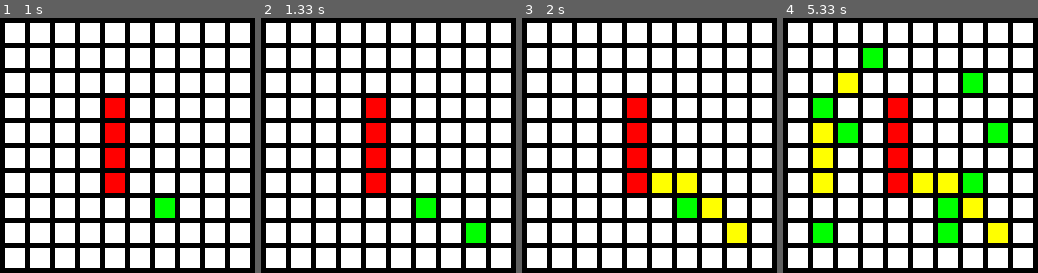
Above: before the commit, frames 1-4 (left to right).
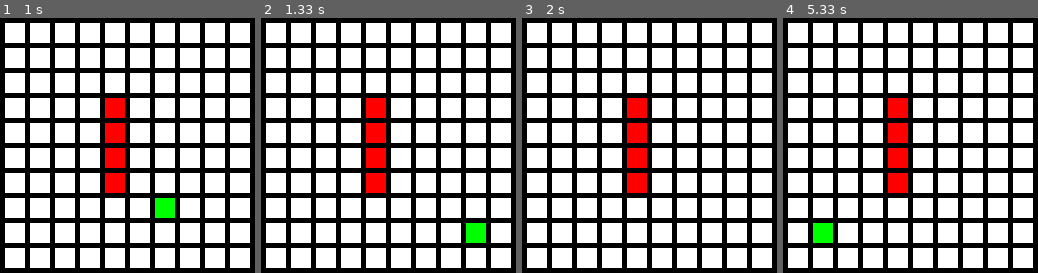
Above: after the commit, the same moments.

Repository: axwitech/pygame_astar
Game: pygame game, started from array_backed_grid.py
The game is run twice, just before and just after one commit, with the same random seed, the same clock (stepped at 60 frames per second) and the same inputs.
Inputs (mouse positions are in pixels of both pictures, inside the frame that each line leads up to):
- Up to frame 1 (1 s): click (117, 158) at 0.38 s; click (153, 201) at 0.72 s
- Up to frame 2 (1.33 s): click (480, 234) at 1.05 s
- Up to frame 3 (2 s): right-click (652, 171) at 1.38 s; click (641, 102) at 1.72 s
- Up to frame 4 (5.33 s): click (869, 61) at 2.05 s; right-click (826, 171) at 2.38 s; click (828, 112) at 2.72 s; click (969, 81) at 3.05 s; click (836, 130) at 3.38 s; click (979, 171) at 3.72 s; click (872, 61) at 4.05 s; click (999, 142) at 4.38 s; click (956, 229) at 4.72 s; click (821, 234) at 5.05 s

Frame 1 is identical in both runs. In frame 2, 0.6% of the frame differs, in the area x 60-69%, y 70-79%; in frame 3, 3.1%; in frame 4, 9.8%, in the area x 11-89%, y 11-89%.

Commit message:
working pathfinding, no need to restart

Diff:
--- a/array_backed_grid.py
+++ b/array_backed_grid.py
@@ -16,8 +16,8 @@
 WHITE = (255, 255, 255)
 GREEN = (0, 255, 0)
 RED = (255, 0, 0)
-BLUE = (0,0,255)
-YELLOW = (255,255,0)
+BLUE = (0, 0, 255)
+YELLOW = (255, 255, 0)
 
 # This sets the WIDTH and HEIGHT of each grid location
 WIDTH = 20
@@ -35,78 +35,77 @@
 grid = []
 openlist = {}
 closedlist = []
-for row in range(ROWS):
-    # Add an empty array that will hold each cell
-    # in this row
-    grid.append([])
-    for column in range(COLUMNS):
-        node = Node()
-        node.x = row
-        node.y = column
-        node.name = "My name is: ", node.x,node.y
-        grid[row].append(node)  # Append a cell
+# a method that resets the nodes to their orignal state, this is called everytime the path is complete
+# not the best solution, would be great to clear the both pathfinding lists and clear only the path
+
+
+def init_game():
+    del grid[:]
+    for row in range(ROWS):
+        # Add an empty array that will hold each node
+        # in this row
+        grid.append([])
+        for column in range(COLUMNS):
+            node = Node()
+            node.x = row
+            node.y = column
+            node.color = "white"
+            node.name = "My name is: ", node.x, node.y
+            grid[row].append(node)  # Append a cell
+    update_neighbors()
+    # Set the specific nodes as red and not passable
+    grid[3][4].color = "red"
+    grid[4][4].color = "red"
+    grid[5][4].color = "red"
+    grid[6][4].color = "red"
+    grid[3][4].passable = False
+    grid[4][4].passable = False
+    grid[5][4].passable = False
+    grid[6][4].passable = False
+# method that updates the nodes with the information of their neighbors
+
 
 def update_neighbors():
     for row in range(ROWS):
-        #print("Row",row)
         for column in range(COLUMNS):
-            #print("Column", column)
             if row > 0:
-                #print("1")
-                #print(grid[row][column].name)
-                grid[row][column].neighbor = grid[row-1][column]
+                grid[row][column].neighbor = grid[row - 1][column]
             if row < ROWS - 1:
-                #print("2")
-                #print(grid[row][column].name)
-                grid[row][column].neighbor = grid[row+1][column]
+                grid[row][column].neighbor = grid[row + 1][column]
             if column > 0:
-                #print("3")
-                #print(grid[row][column].name)
-                grid[row][column].neighbor = grid[row][column-1]
+                grid[row][column].neighbor = grid[row][column - 1]
             if column < COLUMNS - 1:
-                #print("4")
-                #print(grid[row][column].name)
-                grid[row][column].neighbor = grid[row][column+1]
+                grid[row][column].neighbor = grid[row][column + 1]
             if row > 0 and column > 0:
-                #print("5")
-                #print(grid[row][column].name)
-                grid[row][column].neighbor = grid[row-1][column-1]
+                grid[row][column].neighbor = grid[row - 1][column - 1]
             if row > 0 and column < COLUMNS - 1:
-                #print("6")
-                #print(grid[row][column].name)
-                grid[row][column].neighbor = grid[row-1][column+1]
+                grid[row][column].neighbor = grid[row - 1][column + 1]
             if row < ROWS - 1 and column > 0:
-                #print("7")
-                #print(grid[row][column].name)
-                grid[row][column].neighbor = grid[row+1][column-1]
+                grid[row][column].neighbor = grid[row + 1][column - 1]
             if row < ROWS - 1 and column < COLUMNS - 1:
-                #print("8")
-                #print(grid[row][column].name)
-                grid[row][column].neighbor = grid[row+1][column+1]
-
-
-update_neighbors()
+                grid[row][column].neighbor = grid[row + 1][column + 1]
+# help method to help debug, prints out the neighbors of the clicked node
+
+
 def print_out_neighbor(neighbor_list):
     for neighbor in neighbor_list:
         print(neighbor.name)
 
-# Set the specific nodes as red and not passable
-grid[3][4].color = "red"
-grid[4][4].color = "red"
-grid[5][4].color = "red"
-grid[6][4].color = "red"
-grid[3][4].passable = False
-grid[4][4].passable = False
-grid[5][4].passable = False
-grid[6][4].passable = False
-def calculate_h_score(start_x,start_y,end_x,end_y):
+# method that calculates the h score
+# https://en.wiktionary.org/wiki/Manhattan_distance
+
+
+def calculate_h_score(start_x, start_y, end_x, end_y):
     x = abs(start_x - end_x)
     y = abs(start_y - end_y)
-    answer = (x+y)*10
+    answer = (x + y) * 10
     return answer
 
+# the main method that does the pathfinding
+
+
 def find_path(start_x, start_y, end_x, end_y):
-    print("i am searching path from node", start_x,start_y, "to node", end_x,end_y)
+    #print("i am searching path from node", start_x, start_y, "to node", end_x, end_y)
     grid[start_x][start_y].color = "blue"
     grid[end_x][end_y].color = "blue"
 
@@ -117,9 +116,9 @@
 
     while len(openlist) > 0:
         current = min(openlist, key=openlist.get)
-        print(current.name)
-        print(end_point.name)
         if current == end_point:
+            openlist.clear()
+            del closedlist[:]
             current.color = "yellow"
             path = []
             while current.parent:
@@ -130,36 +129,44 @@
             return path[::-1]
         closedlist.append(current)
         openlist.pop(current)
-        print(current)
-        print(closedlist)
-        print(openlist)
         for neighbor in current.neighbor:
             if neighbor in closedlist or neighbor.passable == False:
-                print("neighbor", neighbor.name, "is on closed list or is not passable")
+                #print("neighbor", neighbor.name, "is on closed list or is not passable")
+                next
             else:
+                # if the neighbor is not on the openlist, meaning that this is a completly new unvisited and unscored node then do this
                 if (neighbor in openlist) == False:
-                    print("neighbor", neighbor.name, "is not on open list, adding it ")
+                    #print("neighbor", neighbor.name, "is not on open list, adding it ")
+                    # set the current node that we expecting  to the neighbors parent, so we can trace the path back if this is the optimal path
                     neighbor.parent = current
+                    # set the gscore to the parents score + 10 if its a not a diagonal neighbor
                     neighbor.gscore = neighbor.parent.gscore + 10
+                    # set the gscore to the parents score + 14 if its a diagonal neighbor
                     if neighbor.x != current.x and neighbor.y != current.y:
                         neighbor.gscore = neighbor.parent.gscore + 14
-                    neighbor.hscore = calculate_h_score(neighbor.x,neighbor.y,end_point.x,end_point.y)
+                    # calculate h score and set it
+                    neighbor.hscore = calculate_h_score(
+                        neighbor.x, neighbor.y, end_point.x, end_point.y)
+                    # calculate f score and set it
                     neighbor.fscore = neighbor.hscore + neighbor.gscore
+                    # add the neighbor to the openlist with the calculated f score
                     openlist[neighbor] = neighbor.fscore
+                # if the neighbor is on the openlist we need to recalculate the fscore again
                 elif neighbor in openlist:
-                    print("neighbor", neighbor.name, "is on the open list")
+                    #print("neighbor", neighbor.name, "is on the open list")
                     tempG = neighbor.parent.gscore + 10
                     neighbor.gscore = neighbor.parent.gscore + 10
                     if neighbor.x != current.x and neighbor.y != current.y:
                         neighbor.gscore = neighbor.parent.gscore + 14
                     if tempG < neighbor.gscore:
                         neighbor.gscore = tempG
-                        neighbor.hscore = calculate_h_score(neighbor.x,neighbor.y,end_point.x,end_point.y)
+                        neighbor.hscore = calculate_h_score(
+                            neighbor.x, neighbor.y, end_point.x, end_point.y)
                         neighbor.fscore = neighbor.hscore + neighbor.gscore
                         openlist[neighbor] = neighbor.fscore
 
 
-
+init_game()
 # Initialize pygame
 pygame.init()
 
@@ -185,6 +192,8 @@
             done = True  # Flag that we are done so we exit this loop
         elif event.type == pygame.MOUSEBUTTONDOWN:
             if event.button == 1:
+                init_game()
+                # reset_colors()
                 # User clicks the mouse. Get the position
                 pos = pygame.mouse.get_pos()
                 # Change the x/y screen coordinates to grid coordinates
@@ -194,10 +203,13 @@
                 start_y = column
                 # Set that location to one
                 if grid[row][column].color == "red":
-                    print("Grid coordinates: ", row, column, "Node color: ", grid[row][column].color, "Node is passable: ",grid[row][column].passable, "Node name is: ", grid[row][column].name, "My neighbors are :" , "My neighbors are: ", print_out_neighbor(grid[row][column].neighbor))
+                    # print("Grid coordinates: ", row, column, "Node color: ", grid[row][column].color, "Node is passable: ", grid[row][column].passable,
+                    #      "Node name is: ", grid[row][column].name, "My neighbors are :", "My neighbors are: ", print_out_neighbor(grid[row][column].neighbor))
+                    next
                 else:
                     grid[row][column].color = "green"
-                    print("Grid coordinates: ", row, column, "Node color: ", grid[row][column].color, "Node is passable: ",grid[row][column].passable, "Node name is: ", grid[row][column].name, "My neighbors are :" , "My neighbors are: ", print_out_neighbor(grid[row][column].neighbor))
+                    # print("Grid coordinates: ", row, column, "Node color: ", grid[row][column].color, "Node is passable: ", grid[row][column].passable,
+                    #      "Node name is: ", grid[row][column].name, "My neighbors are :", "My neighbors are: ", print_out_neighbor(grid[row][column].neighbor))
             elif event.button == 2:
                 # User clicks the mouse. Get the position
                 pos = pygame.mouse.get_pos()
@@ -221,13 +233,14 @@
                 end_y = column
                 # Set that location to one
                 if grid[row][column].color == "red":
-                    print("Grid coordinates: ", row, column, "Node color: ", grid[row][column].color, "Node is passable: ",grid[row][column].passable, "Node name is: ", grid[row][column].name, "My neighbors are :" , "My neighbors are: ", print_out_neighbor(grid[row][column].neighbor))
+                    # print("Grid coordinates: ", row, column, "Node color: ", grid[row][column].color, "Node is passable: ", grid[row][column].passable,
+                    #      "Node name is: ", grid[row][column].name, "My neighbors are :", "My neighbors are: ", print_out_neighbor(grid[row][column].neighbor))
+                    next
                 else:
                     grid[row][column].color = "green"
-                    print("Grid coordinates: ", row, column, "Node color: ", grid[row][column].color, "Node is passable: ",grid[row][column].passable, "Node name is: ", grid[row][column].name, "My neighbors are :" , "My neighbors are: ", print_out_neighbor(grid[row][column].neighbor))
-                    find_path(start_x,start_y,end_x,end_y)
-
-
+                    # print("Grid coordinates: ", row, column, "Node color: ", grid[row][column].color, "Node is passable: ", grid[row][column].passable,
+                    #      "Node name is: ", grid[row][column].name, "My neighbors are :", "My neighbors are: ", print_out_neighbor(grid[row][column].neighbor))
+                    find_path(start_x, start_y, end_x, end_y)
 
     # Set the screen background
     screen.fill(BLACK)
@@ -244,7 +257,7 @@
                 color = BLUE
             elif grid[row][column].color == "yellow":
                 color = YELLOW
-            elif  grid[row][column].color == "white":
+            elif grid[row][column].color == "white":
                 color = WHITE
             pygame.draw.rect(screen,
                              color,
--- a/node.py
+++ b/node.py
@@ -1,6 +1,6 @@
 class Node:
 
-    def __init__(self, color = "white", passable = True, fscore = 0, gscore = 0, hscore = 0, x = 0, y = 0, name = None, parent = None, neighbor = None):
+    def __init__(self, color="white", passable=True, fscore=0, gscore=0, hscore=0, x=0, y=0, name=None, parent=None, neighbor=None):
         self._color = color
         self._passable = passable
         self._fscore = fscore
@@ -14,6 +14,15 @@
             self._neighbor = []
         else:
             self._neighbor = neighbor
+
+    def clear_node(color, fscore, gscore, hscore, parent, neighbor):
+        color = "white"
+        fscore = 0
+        gscore = 0
+        hscore = 0
+        parent = None
+        neighbor = None
+
 ################################
     @property
     def color(self):
@@ -23,6 +32,7 @@
     def color(self, value):
         self._color = value
 ################################
+
     @property
     def passable(self):
         return self._passable
@@ -31,6 +41,7 @@
     def passable(self, value):
         self._passable = value
 ################################
+
     @property
     def fscore(self):
         return self._fscore
@@ -39,6 +50,7 @@
     def fscore(self, value):
         self._fscore = value
 ################################
+
     @property
     def gscore(self):
         return self._gscore
@@ -47,6 +59,7 @@
     def gscore(self, value):
         self._gscore = value
 ################################
+
     @property
     def hscore(self):
         return self._hscore
@@ -55,6 +68,7 @@
     def hscore(self, value):
         self._hscore = value
 ################################
+
     @property
     def x(self):
         return self._x
@@ -63,6 +77,7 @@
     def x(self, value):
         self._x = value
 ################################
+
     @property
     def y(self):
         return self._y
@@ -71,6 +86,7 @@
     def y(self, value):
         self._y = value
 ################################
+
     @property
     def name(self):
         return self._name
@@ -79,6 +95,7 @@
     def name(self, value):
         self._name = value
 ################################
+
     @property
     def parent(self):
         return self._parent
@@ -87,6 +104,7 @@
     def parent(self, value):
         self._parent = value
 ################################
+
     @property
     def neighbor(self):
         return self._neighbor
